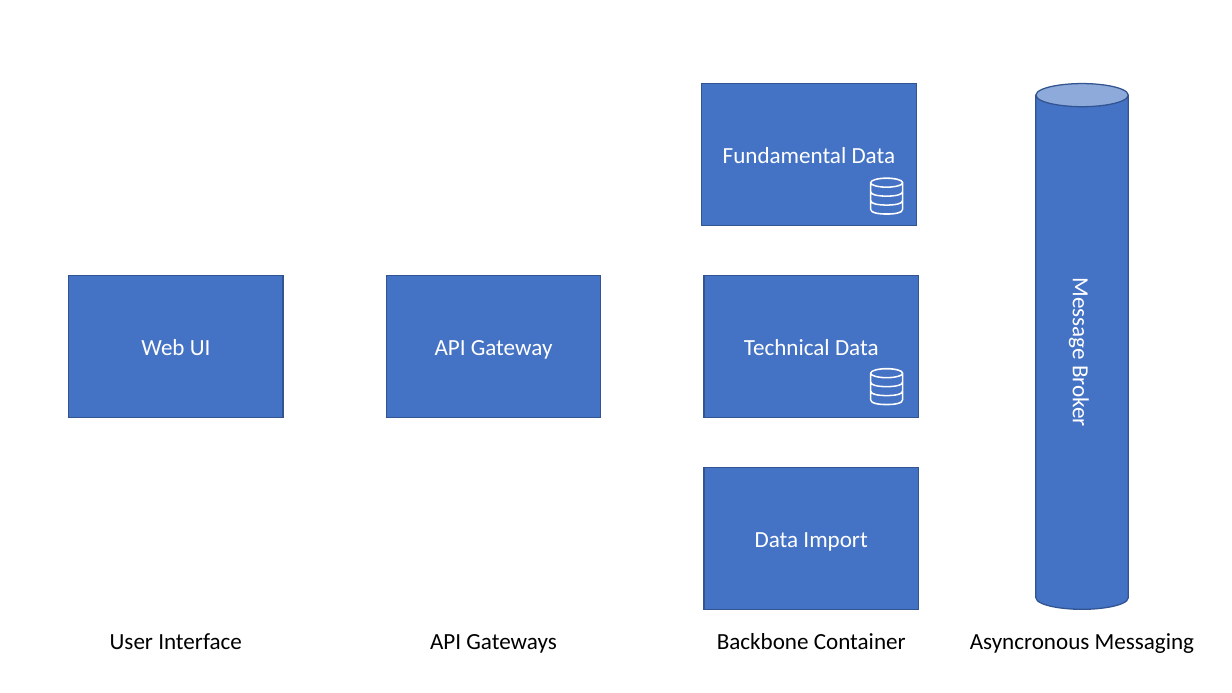
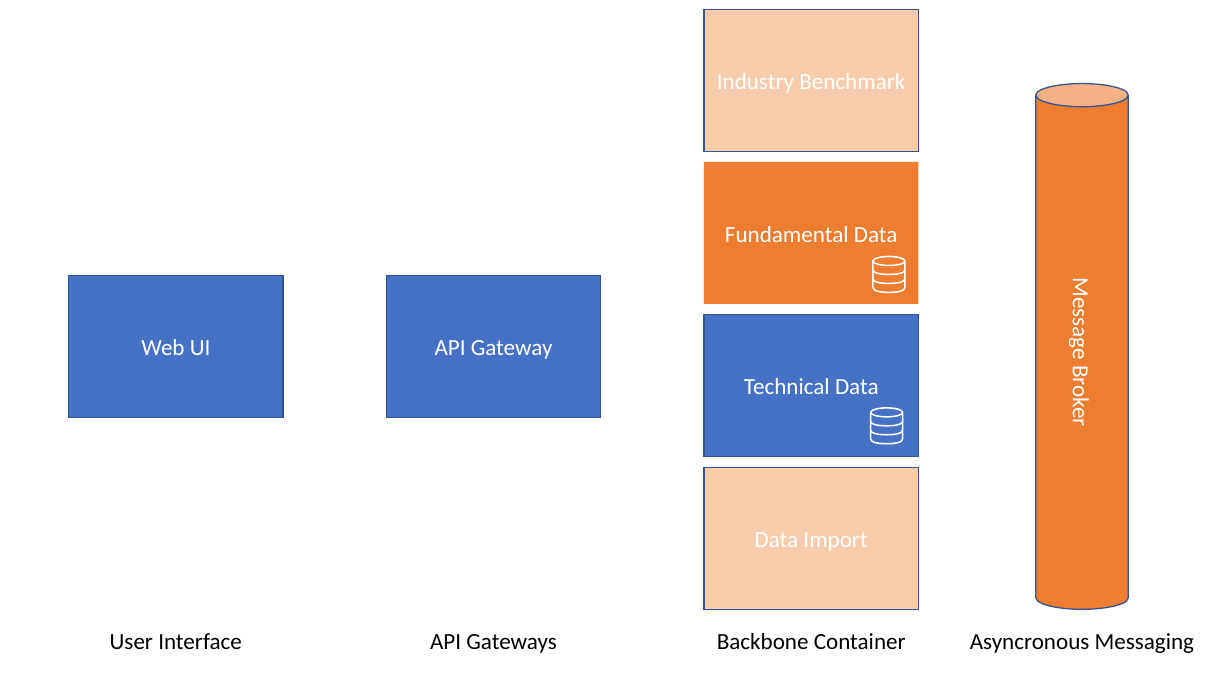
Before and after one commit to alexwohltan/InvestingMicroservicesExample, a slide deck: slide 1 of Architecture.pptx. Drawn at 1232x693 pixels with LibreOffice and Linux fonts; fonts in the diff are those of the drawing. Boxes give left, top, right and bottom in pixels: in the first picture for what was removed or moved away, otherwise in the second. Text is boxed around its words. In the diff, an @@ line names an element or a change of style, - is before the commit and + after.

Commit message:
Added Benchmark Service

```diff
--- a/Architecture.pptx
+++ b/Architecture.pptx
@@ rectangle added at [704,9,919,152], fill #F8CBAD, outline #325491 1 pt, 18 pt, text #FFFFFF @@
+Industry Benchmark
@@ cylinder "Message Broker" at [1036,84,1128,610]: fill #4472C4 to #ED7D31 @@
@@ freeform shape added at [872,103,906,140], fill #F8CBAD @@
@@ rectangle "Fundamental Data": place and size @@
-rectangle "Fundamental Data" at [701,84,916,226]
+rectangle "Fundamental Data" at [704,162,919,304]
@@ rectangle "Fundamental Data" at [704,162,919,304]: fill #4472C4 to #ED7D31; outline #325491 1 pt to none @@
@@ freeform shape: place and size @@
-freeform shape at [870,177,903,215]
+freeform shape at [872,256,906,294]
@@ rectangle "Technical Data": place and size @@
-rectangle "Technical Data" at [704,275,919,418]
+rectangle "Technical Data" at [704,315,919,457]
@@ freeform shape: place and size @@
-freeform shape at [870,368,903,406]
+freeform shape at [870,408,903,445]
@@ rectangle "Data Import" at [704,468,919,610]: fill #4472C4 to #F8CBAD @@
```
Also in this commit, not shown: 41 other files.
